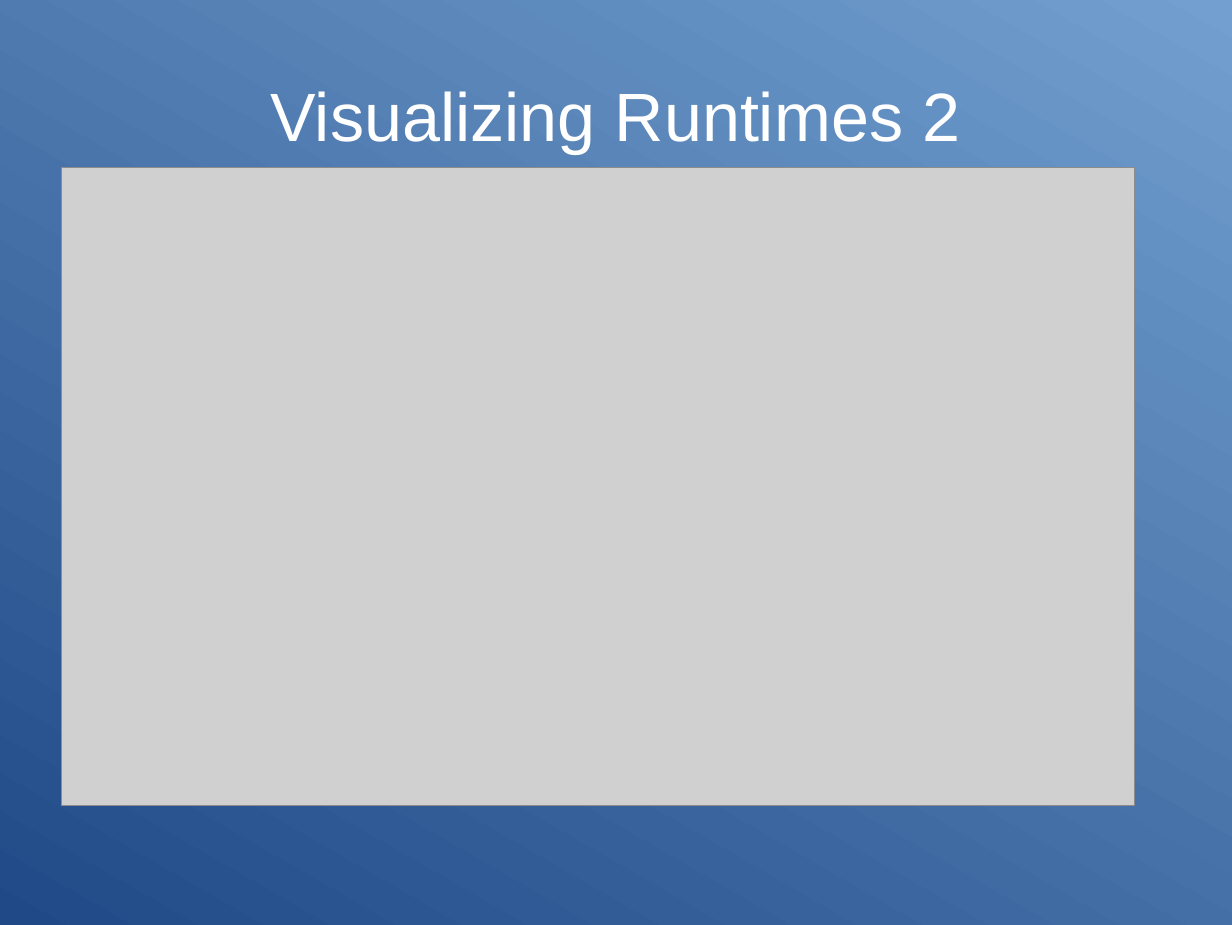
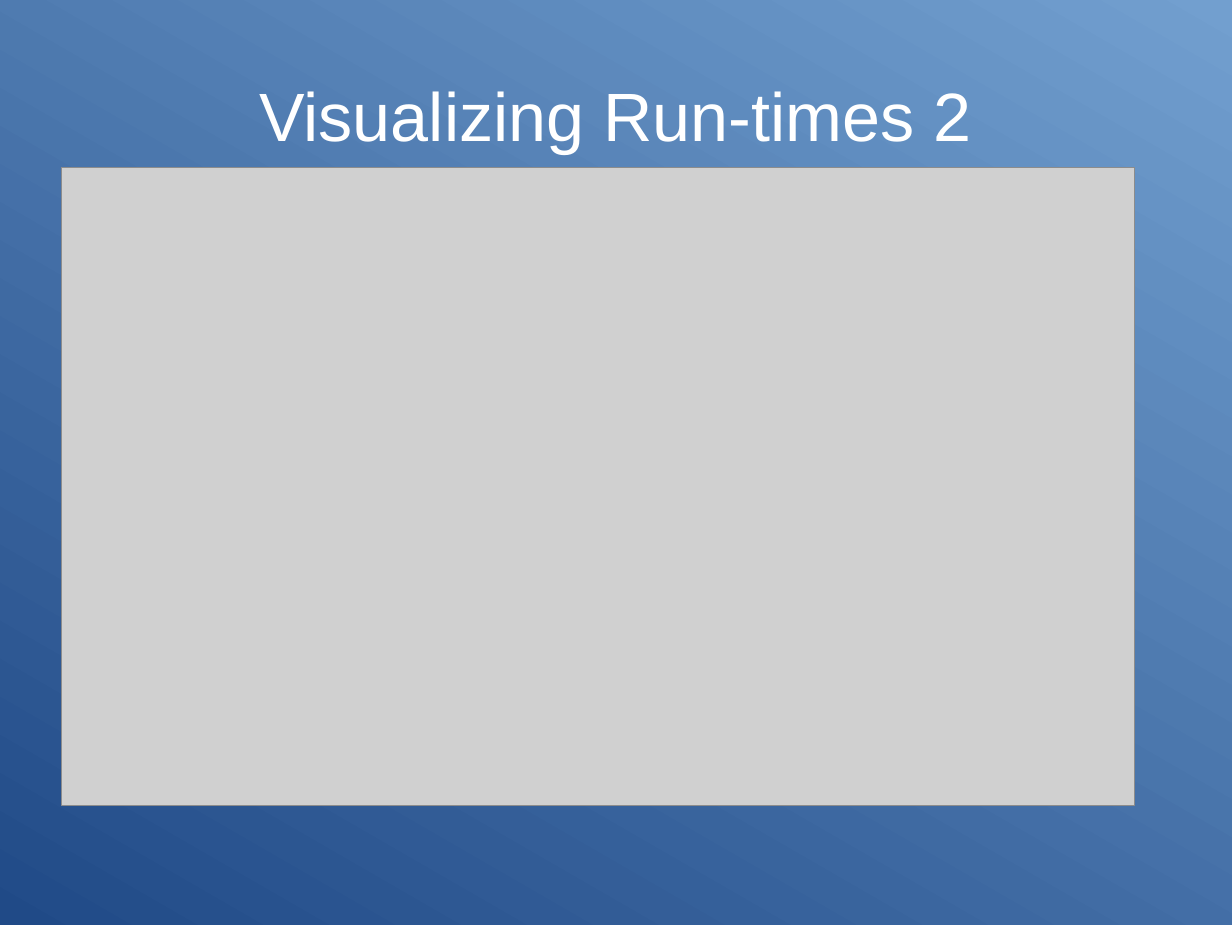
Before and after one commit to HIPERFIT/hipermark, a slide deck: slide 5 of presentation/presentation.odp (slide 3 before the commit). Drawn at 1232x925 pixels with LibreOffice and Linux fonts; fonts in the diff are those of the drawing; grey boxes stand for pictures. Boxes give left, top, right and bottom in pixels: in the first picture for what was removed or moved away, otherwise in the second. Text is boxed around its words. In the diff, an @@ line names an element or a change of style, - is before the commit and + after.

```diff
--- a/presentation/presentation.odp
+++ b/presentation/presentation.odp
@@ title at [259,91,971,154]: text changed @@
-Visualizing Runtimes 2
+Visualizing Run-times 2
```
Also in this commit, not shown: 3 other slides changed, 5 slides added, 2 slides removed, 2 other files.
